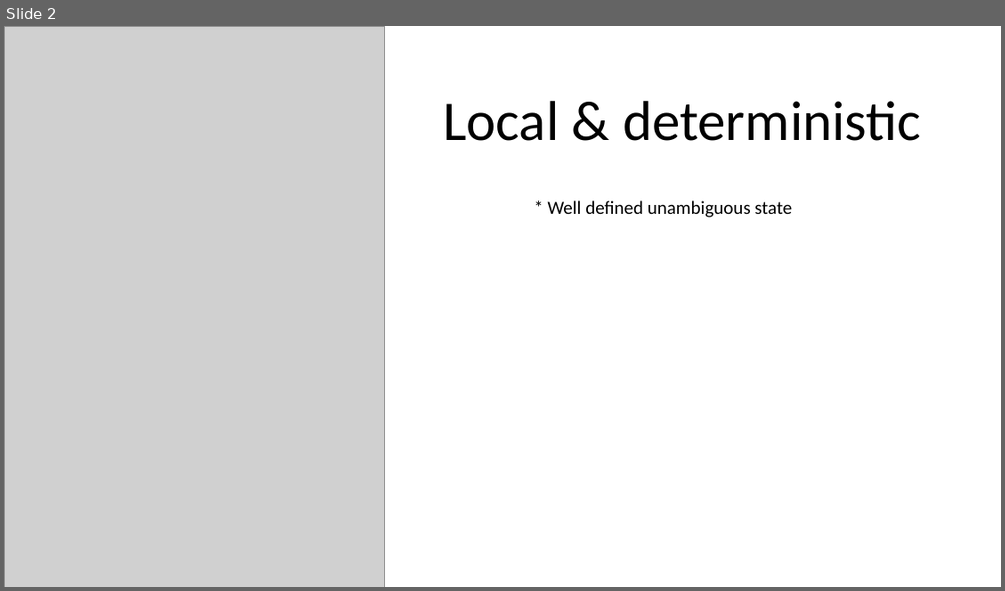
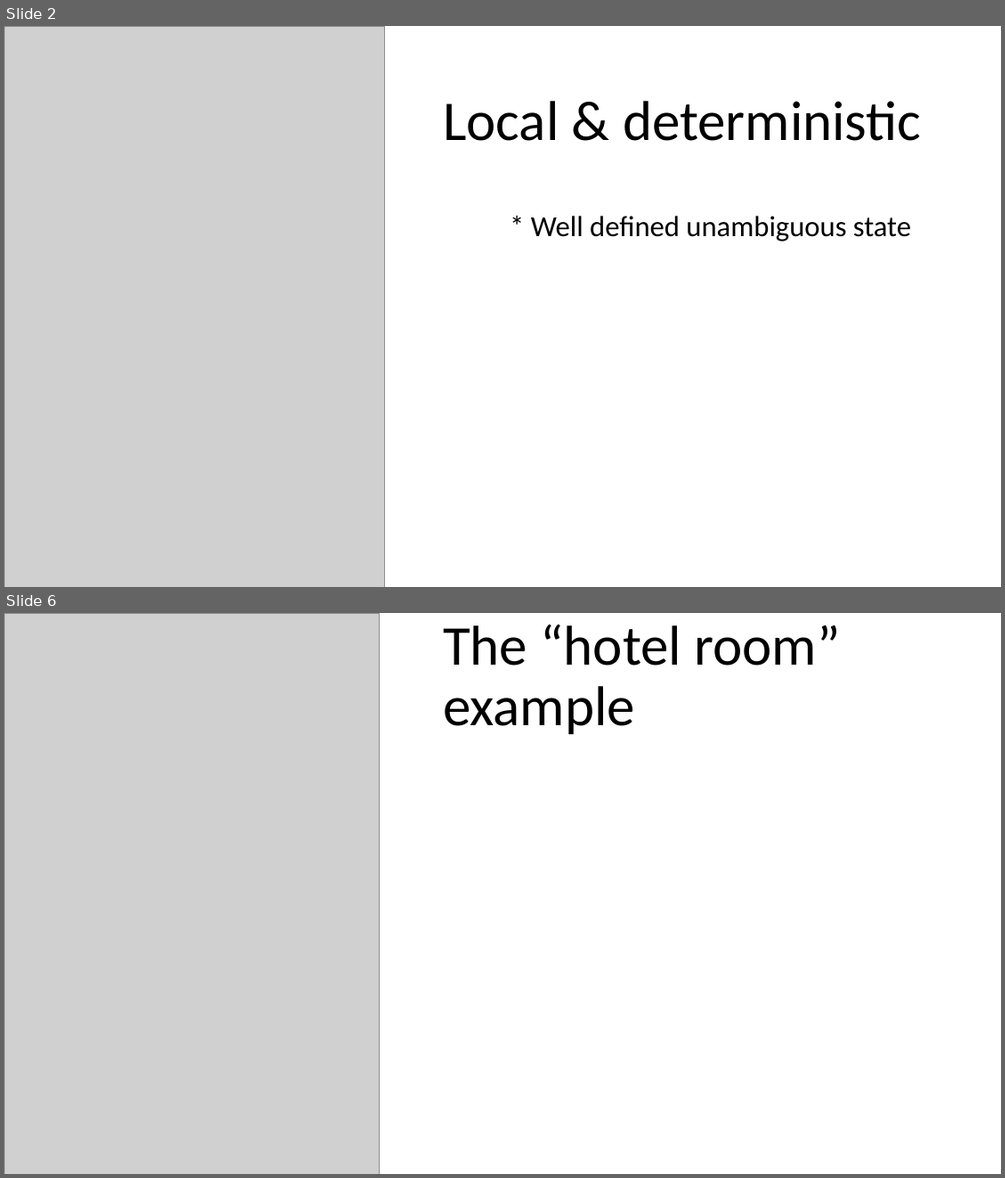
Before and after one commit to MerrionComputing/Presentations, a slide deck: A question of state.pptx. Shown one above the other, each under a label of ours: slide 2 before the commit, slides 2 and 6 after it; the slides between them are not shown. The pictures are 1005x591 and 1005x1178 pixels, drawn with LibreOffice and Linux fonts; fonts in the diff are those of the drawing; grey boxes stand for pictures. Boxes give left, top, right and bottom in pixels: in the first picture for what was removed or moved away, otherwise in the second. Text is boxed around its words. In the diff, an @@ line names an element or a change of style, - is before the commit and + after.

Commit message:
Example slides

```diff
--- a/A question of state.pptx
+++ b/A question of state.pptx
@@ slide 6 added at bbox=[4, 613, 1001, 1174], background #FFFFFF @@
@@ picture added at bbox=[4, 613, 380, 1174] @@
@@ title added at bbox=[443, 624, 840, 734], 54 pt, text #000000 @@
+The “hotel room” example
@@ slide 2 changed as well @@
@@ text "* Well defined unambiguous state": place and size @@
-text "* Well defined unambiguous state" at bbox=[548, 200, 792, 217]
+text "* Well defined unambiguous state" at bbox=[531, 216, 911, 241]
@@ text "* Well defined unambiguous state" at bbox=[531, 216, 911, 241]: size 18 to 28 pt @@
```
Also in this commit, not shown: 1 other slide changed, 4 other slides added, 2 slides removed.
